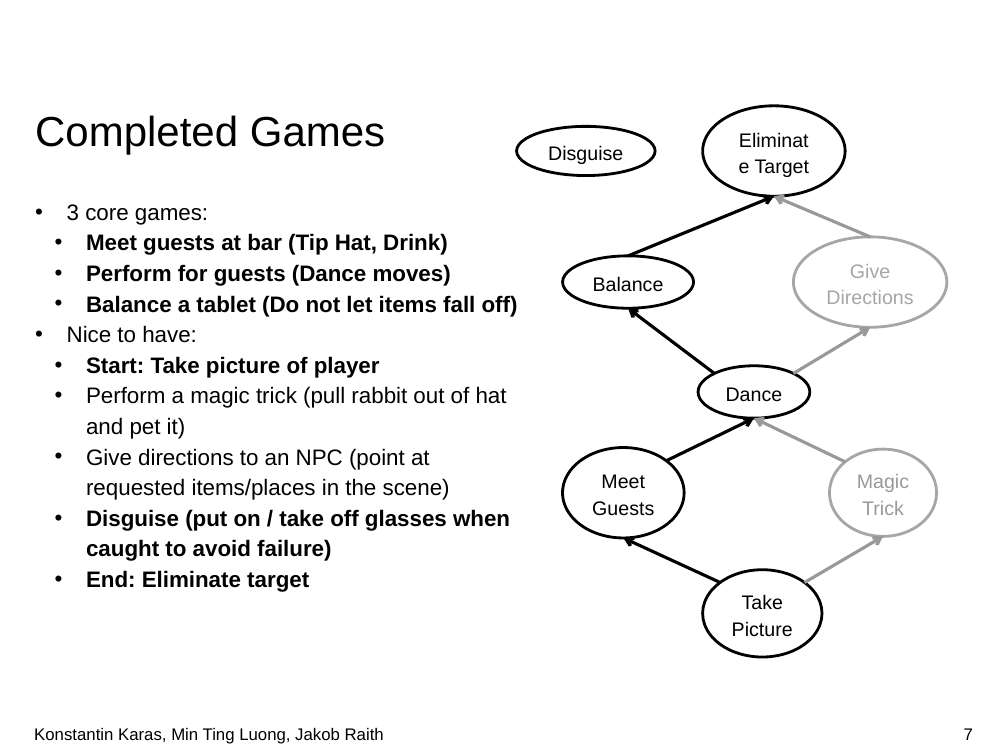
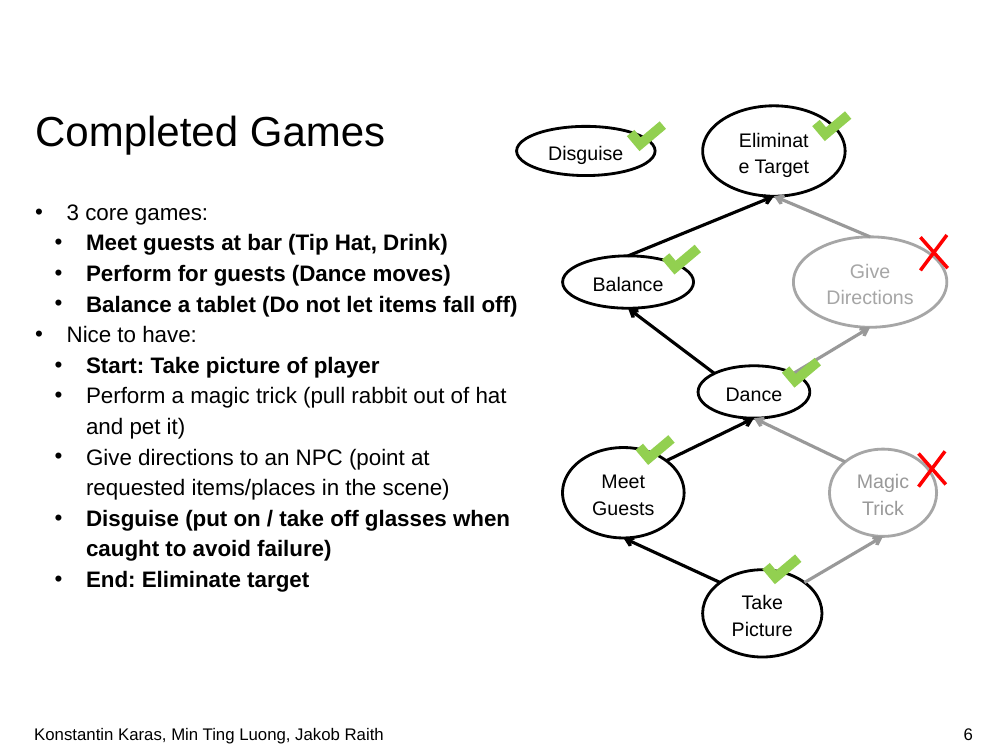
Before and after one commit to doingitraith/TaViS2019, a slide deck: slide 6 of Documents/Presentation.pptx (slide 7 before the commit). Drawn at 1008x756 pixels with LibreOffice and Linux fonts; fonts in the diff are those of the drawing; background and template pictures are left out. Boxes give left, top, right and bottom in pixels: in the first picture for what was removed or moved away, otherwise in the second. Text is boxed around its words. In the diff, an @@ line names an element or a change of style, - is before the commit and + after.

```diff
--- a/Documents/Presentation.pptx
+++ b/Documents/Presentation.pptx
@@ corner added at [627, 114, 665, 151], fill #92D050 @@
@@ corner added at [812, 104, 851, 141], fill #92D050 @@
@@ corner added at [662, 237, 701, 274], fill #92D050 @@
@@ line added from (920, 270) to (947, 235), #FF0000 2.5 pt @@
@@ line added from (920, 237) to (948, 268), #FF0000 2.5 pt @@
@@ corner added at [782, 350, 821, 387], fill #92D050 @@
@@ corner added at [636, 428, 674, 464], fill #92D050 @@
@@ line added from (918, 487) to (946, 452), #FF0000 2.5 pt @@
@@ line added from (918, 454) to (946, 485), #FF0000 2.5 pt @@
@@ corner added at [763, 547, 801, 583], fill #92D050 @@
@@ page number at [964, 728, 973, 740]: text changed @@
-7
+6
```
Also in this commit, not shown: 1 other slide changed, 1 slide removed.
